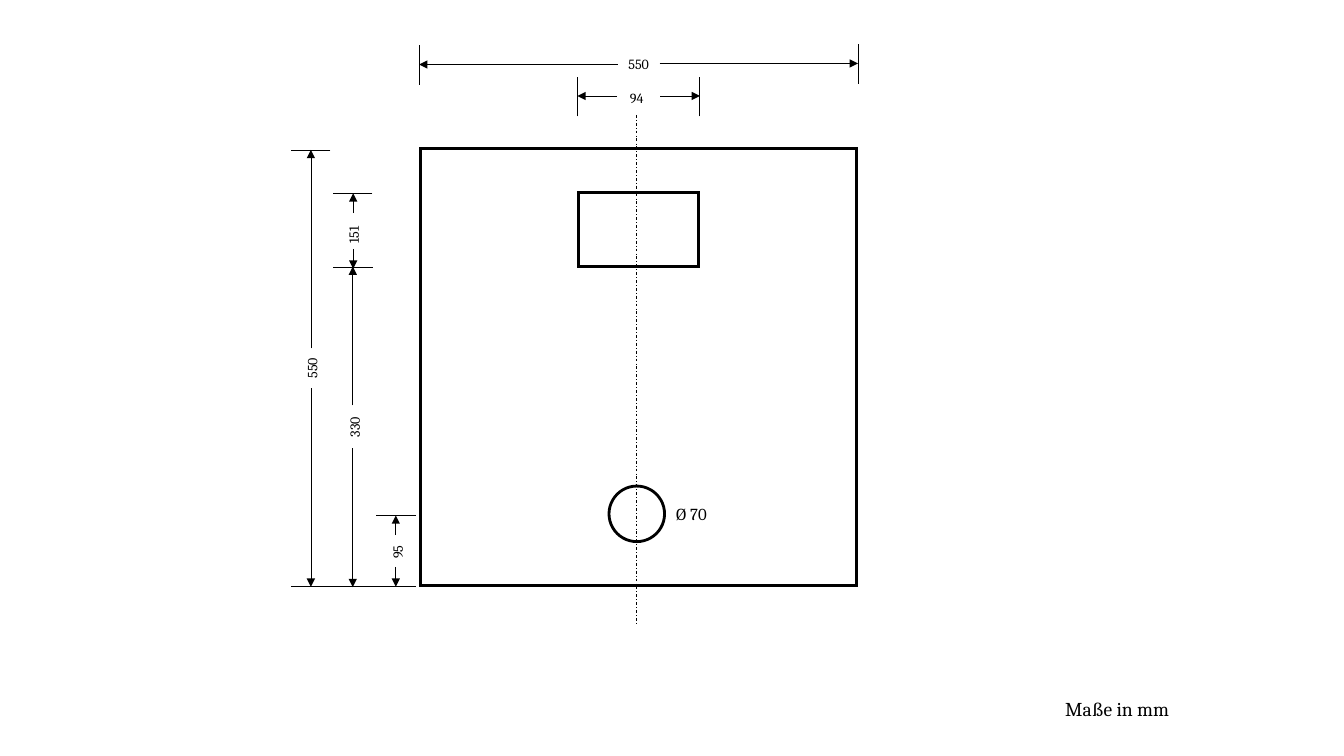
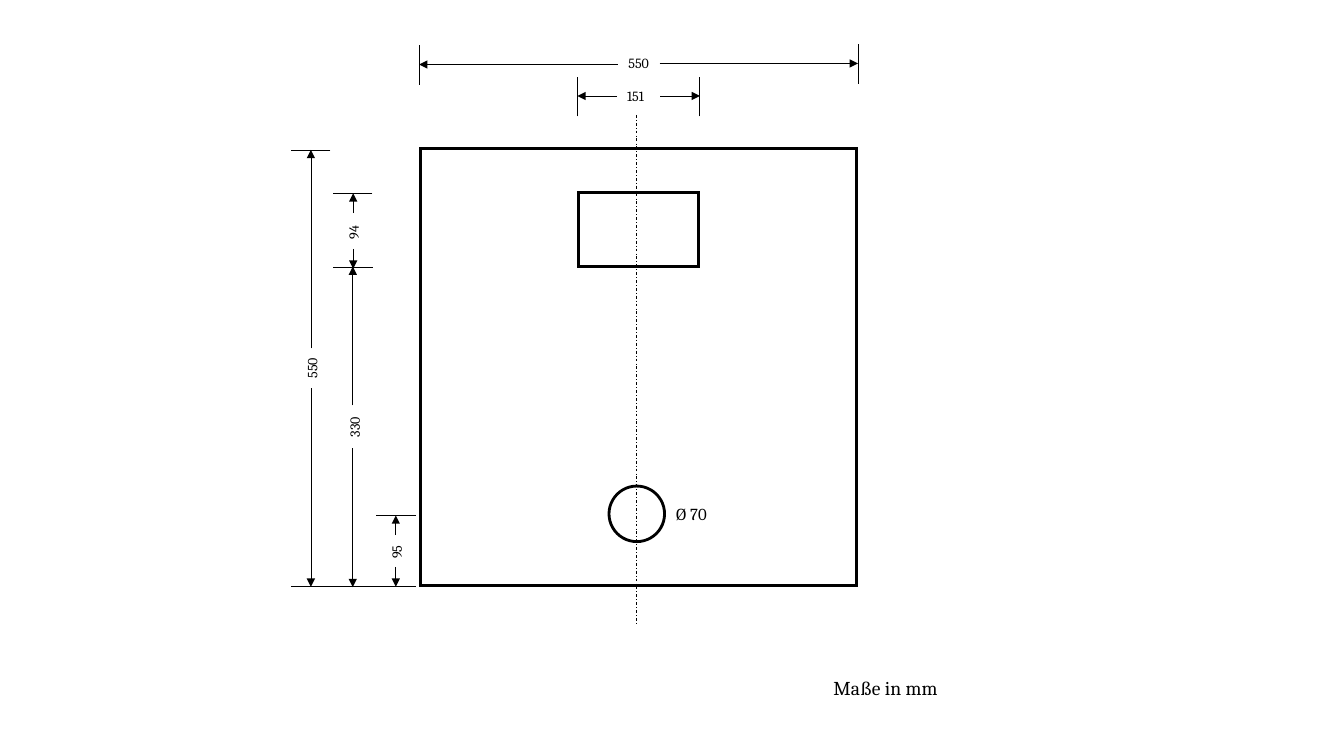
Before and after one commit to Brias/Photo-Booth, a slide deck: slide 1 of thesis/photobooth_sketch.pptx. Drawn at 1344x756 pixels with LibreOffice and Linux fonts; fonts in the diff are those of the drawing. Boxes give left, top, right and bottom in pixels: in the first picture for what was removed or moved away, otherwise in the second. Text is boxed around its words. In the diff, an @@ line names an element or a change of style, - is before the commit and + after.

```diff
--- a/thesis/photobooth_sketch.pptx
+++ b/thesis/photobooth_sketch.pptx
@@ text "151": place and size @@
-text "151" at box(344, 227, 362, 243)
+text "151" at box(627, 91, 644, 101)
@@ text "151" at box(627, 91, 644, 101): rotation 270 to 0 degrees @@
@@ text "94": place and size @@
-text "94" at box(630, 93, 644, 103)
+text "94" at box(344, 227, 362, 239)
@@ text "94" at box(344, 227, 362, 239): rotation 0 to 270 degrees @@
@@ text "Maße in mm": place and size @@
-text "Maße in mm" at box(1065, 702, 1169, 716)
+text "Maße in mm" at box(833, 681, 938, 695)
```
Also in this commit, not shown: 19 other files.
